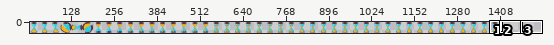
File history of a sprite sheet, sprites/timer_glass.png. Above, an overview of the earlier version with the close-up marked.
Close-up. Earlier state:
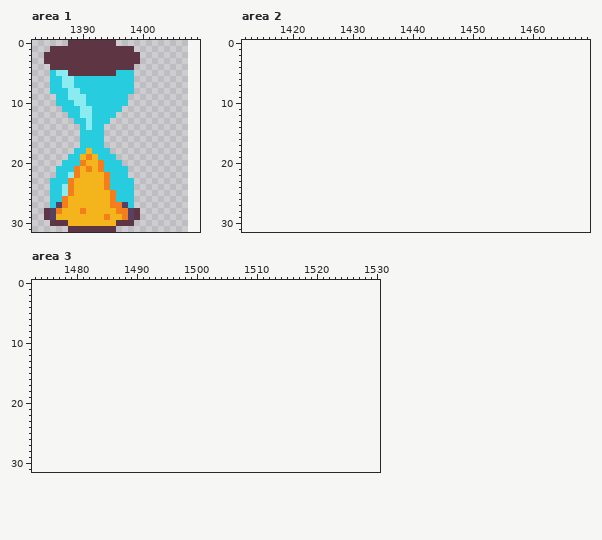
The file is 1408x32 pixels. Shown: area 1: x 1382..1409, y 0..31; area 2: x 1412..1469, y 0..31; area 3: x 1473..1530, y 0..31. The old version is drawn lined up with the new one, on the new canvas. The wide view leaves out empty margins.
And afterwards:
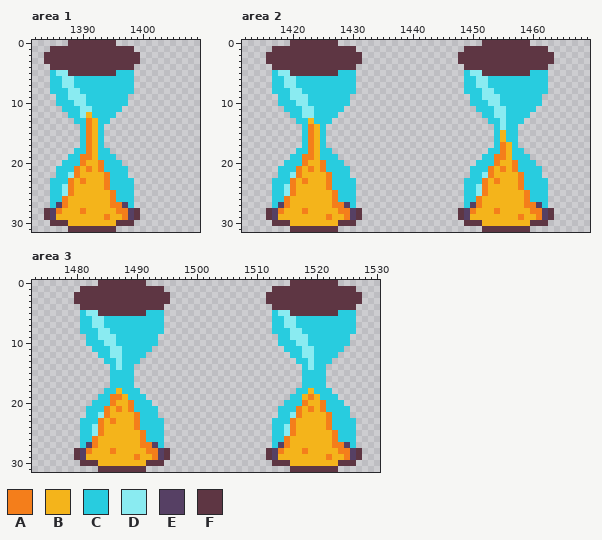
Palette (. is transparent): A #f47e1b  B #f4b41b  C #28ccdf  D #8aebf1  E #564064  F #5e3643
Difference:
canvas 1408x32 -> 1536x32
Changed rows in their new state; - is an unchanged pixel.
Area 1:
first column x 1390:
12 -B-
13 -AB
14 -AB
15 -AB
16 -AB
17 -AB
18 -AB
19 A--
first column x 1390:
23 A
Area 2:
first column x 1416:
 0 ----FFFFFFFF------------------------FFFFFFFF----
 1 -FFFFFFFFFFFFFF------------------FFFFFFFFFFFFFF-
 2 FFFFFFFFFFFFFFFF----------------FFFFFFFFFFFFFFFF
 3 FFFFFFFFFFFFFFFF----------------FFFFFFFFFFFFFFFF
 4 -FFFFFFFFFFFFFF------------------FFFFFFFFFFFFFF-
 5 -CDDFFFFFFFFCCC------------------CDDFFFFFFFFCCC-
 6 -CCDDCCCCCCCCCC------------------CCDDCCCCCCCCCC-
 7 -CCDDCCCCCCCCCC------------------CCDDCCCCCCCCCC-
 8 -CCCDDCCCCCCCCC------------------CCCDDCCCCCCCCC-
 9 --CCDDDCCCCCCC--------------------CCDDDCCCCCCC--
10 --CCCDDCCCCCCC--------------------CCCDDCCCCCCC--
11 ---CCCDDCCCCC----------------------CCCDDCCCCC---
12 ----CCDDCCCC------------------------CCDDCCCC----
13 -----CCBCCC--------------------------CCDCCC-----
14 ------CABC----------------------------CDCC------
15 ------CABC----------------------------CBCC------
16 ------CABC----------------------------CBCC------
17 ------CABC----------------------------CABC------
18 -----CCABCC--------------------------CCABCC-----
19 ----CCAABCCC------------------------CCAABCCC----
20 ---CCCABBACCC----------------------CCCABBACCC---
21 --CCCABABACCCC--------------------CCCABABACCCC--
22 --CCDABBBBACCC--------------------CCDABBBBACCC--
23 -CCCABABBBACCCC------------------CCCABABBBACCCC-
24 -CCDABBBBBACCCC------------------CCDABBBBBACCCC-
25 -CCDABBBBBBACCC------------------CCDABBBBBBACCC-
26 -CCABBBBBBBACCC------------------CCABBBBBBBACCC-
27 -CEABBBBBBBAAEC------------------CEABBBBBBBAAEC-
28 FEABBBABBBBBAAEF----------------FEABBBABBBBBAAEF
29 FEBBBBBBBBABBAEF----------------FEBBBBBBBBABBAEF
30 -FFFBBBBBBBBFFF------------------FFFBBBBBBBBFFF-
31 ----FFFFFFFF------------------------FFFFFFFF----
Area 3:
first column x 1480:
 0 ----FFFFFFFF------------------------FFFFFFFF----
 1 -FFFFFFFFFFFFFF------------------FFFFFFFFFFFFFF-
 2 FFFFFFFFFFFFFFFF----------------FFFFFFFFFFFFFFFF
 3 FFFFFFFFFFFFFFFF----------------FFFFFFFFFFFFFFFF
 4 -FFFFFFFFFFFFFF------------------FFFFFFFFFFFFFF-
 5 -CDDFFFFFFFFCCC------------------CDDFFFFFFFFCCC-
 6 -CCDDCCCCCCCCCC------------------CCDDCCCCCCCCCC-
 7 -CCDDCCCCCCCCCC------------------CCDDCCCCCCCCCC-
 8 -CCCDDCCCCCCCCC------------------CCCDDCCCCCCCCC-
 9 --CCDDDCCCCCCC--------------------CCDDDCCCCCCC--
10 --CCCDDCCCCCCC--------------------CCCDDCCCCCCC--
11 ---CCCDDCCCCC----------------------CCCDDCCCCC---
12 ----CCDDCCCC------------------------CCDDCCCC----
13 -----CCDCCC--------------------------CCDCCC-----
14 ------CDCC----------------------------CDCC------
15 ------CCCC----------------------------CCCC------
16 ------CCCC----------------------------CCCC------
17 ------CCCC----------------------------CCCC------
18 -----CCBCCC--------------------------CCBCCC-----
19 ----CCAABCCC------------------------CCBABCCC----
20 ---CCCABBACCC----------------------CCCABBACCC---
21 --CCCABABACCCC--------------------CCCABABACCCC--
22 --CCDABBBBACCC--------------------CCDABBBBACCC--
23 -CCCABABBBACCCC------------------CCCABBBBBACCCC-
24 -CCDABBBBBACCCC------------------CCDABBBBBACCCC-
25 -CCDABBBBBBACCC------------------CCDABBBBBBACCC-
26 -CCABBBBBBBACCC------------------CCABBBBBBBACCC-
27 -CEABBBBBBBAAEC------------------CEABBBBBBBAAEC-
28 FEABBBABBBBBAAEF----------------FEABBBABBBBBAAEF
29 FEBBBBBBBBABBAEF----------------FEBBBBBBBBABBAEF
30 -FFFBBBBBBBBFFF------------------FFFBBBBBBBBFFF-
31 ----FFFFFFFF------------------------FFFFFFFF----
